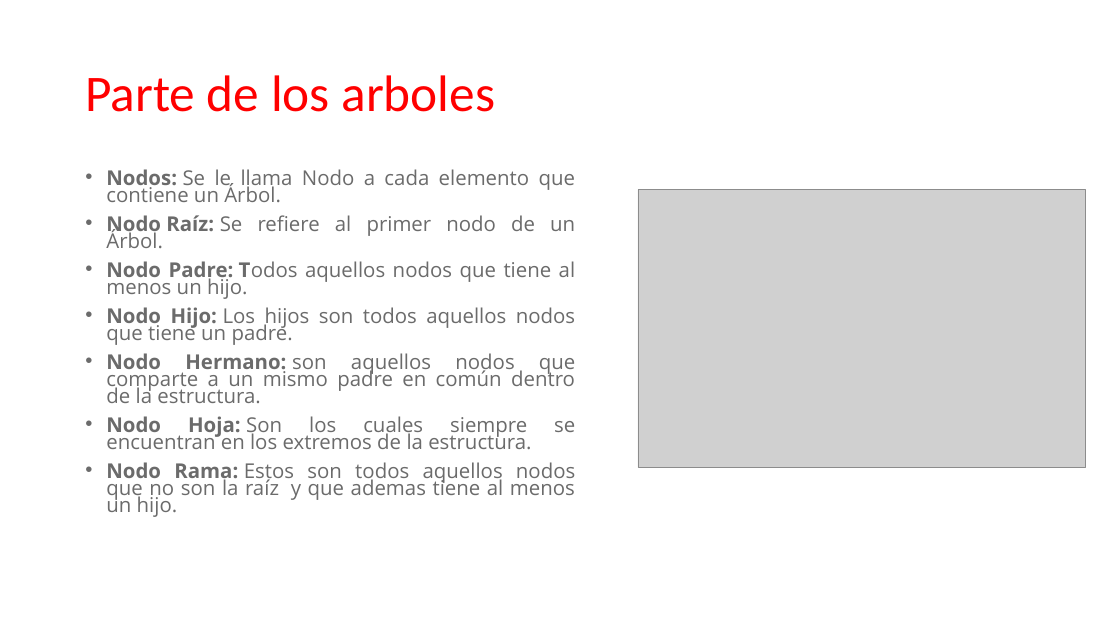
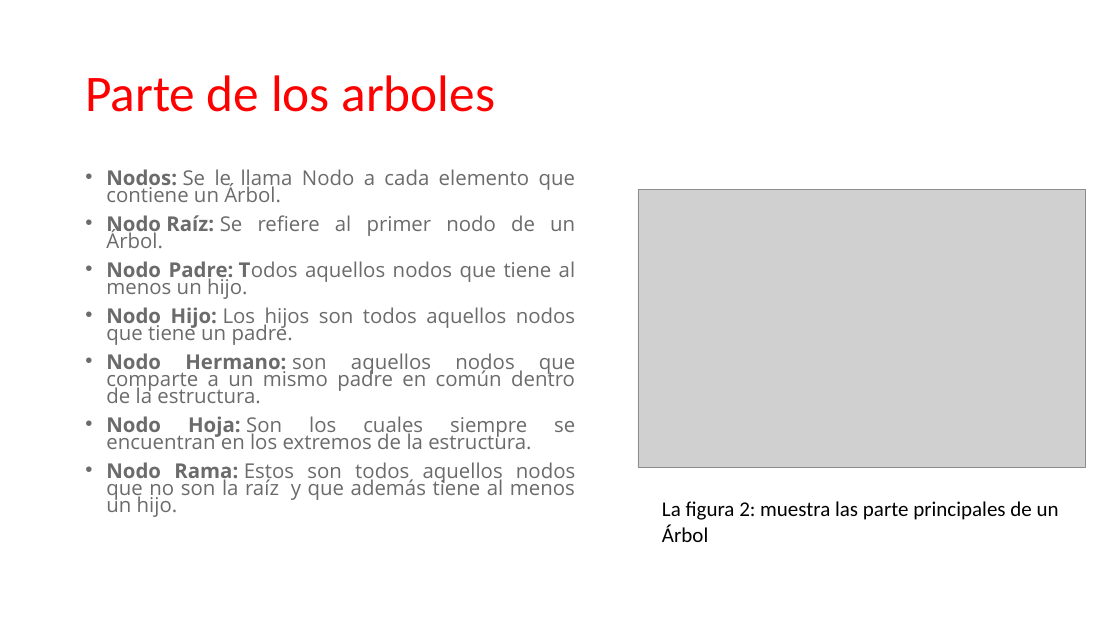
Before and after one commit to julissah/EDA-M, a slide deck: slide 3 of EDA-M2/Presentacion/Arboles_Grupo3.pptx. Drawn at 1120x630 pixels with LibreOffice and Linux fonts; fonts in the diff are those of the drawing; grey boxes stand for pictures. Boxes give left, top, right and bottom in pixels: in the first picture for what was removed or moved away, otherwise in the second. Text is boxed around its words. In the diff, an @@ line names an element or a change of style, - is before the commit and + after.

```diff
--- a/EDA-M2/Presentacion/Arboles_Grupo3.pptx
+++ b/EDA-M2/Presentacion/Arboles_Grupo3.pptx
@@ text at <box>106,462,575,517</box>: text changed @@
-• Nodo Rama: Estos son todos aquellos nodos que no son la raíz y que ademas tiene al menos un hijo.
+• Nodo Rama: Estos son todos aquellos nodos que no son la raíz y que además tiene al menos un hijo.
@@ text added at <box>662,501,1059,542</box>, 18 pt, text #000000 @@
+La figura 2: muestra las parte principales de un Árbol
```
Also in this commit, not shown: 4 other slides changed.
